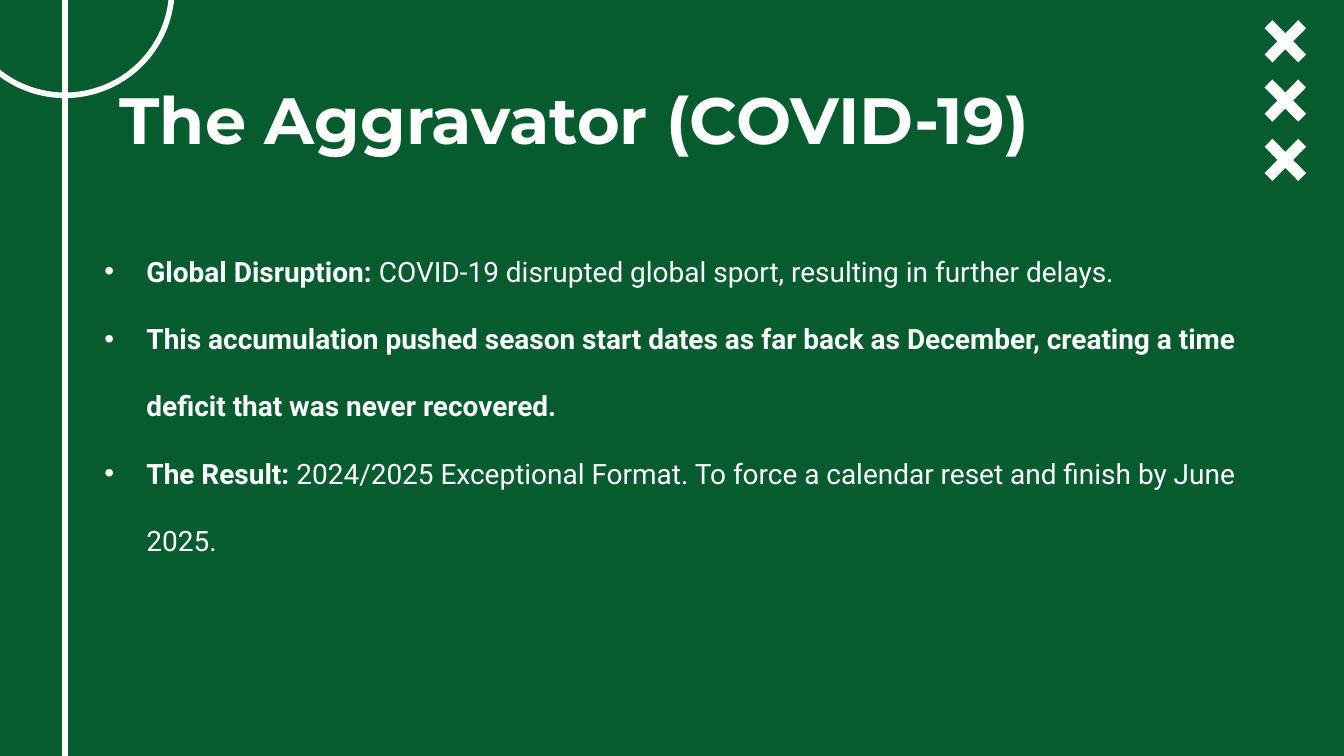
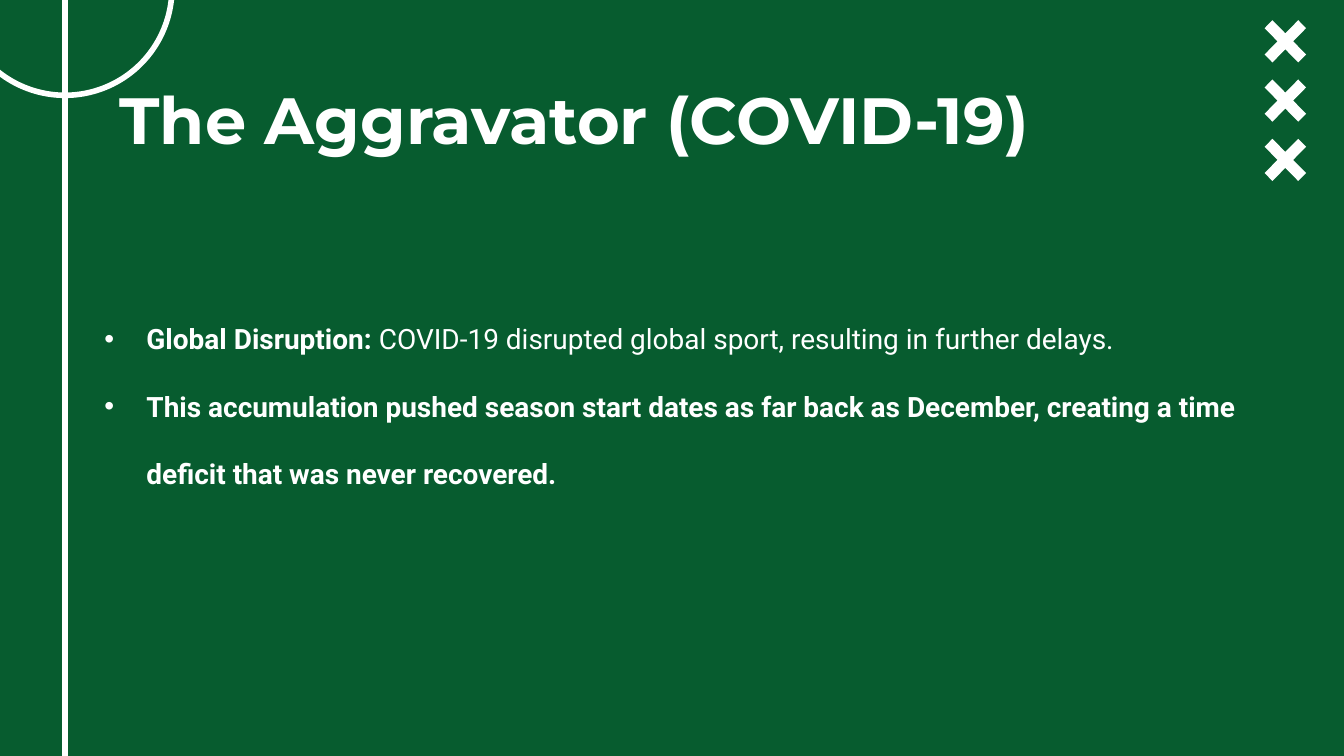
Before and after one commit to ghassanelgendy/egyptian-premier-league-schedule-optimizer, a slide deck: slide 4 of Documentations/presentation V1.pptx. Drawn at 1344x756 pixels with LibreOffice and Linux fonts; fonts in the diff are those of the drawing; background and template pictures are left out. Boxes give left, top, right and bottom in pixels: in the first picture for what was removed or moved away, otherwise in the second. Text is boxed around its words. In the diff, an @@ line names an element or a change of style, - is before the commit and + after.

```diff
--- a/Documentations/presentation V1.pptx
+++ b/Documentations/presentation V1.pptx
@@ subtitle "Global Disruption: COVID-19 disrupted global ...": place and size @@
-subtitle "Global Disruption: COVID-19 disrupted global ..." at (146,260,1235,552)
+subtitle "Global Disruption: COVID-19 disrupted global ..." at (146,327,1235,485)
@@ subtitle at (146,462,1235,552): paragraph removed @@
-• The Result: 2024/2025 Exceptional Format. To force a calendar reset and finish by June 2025.
```
Also in this commit, not shown: 2 other slides changed.
